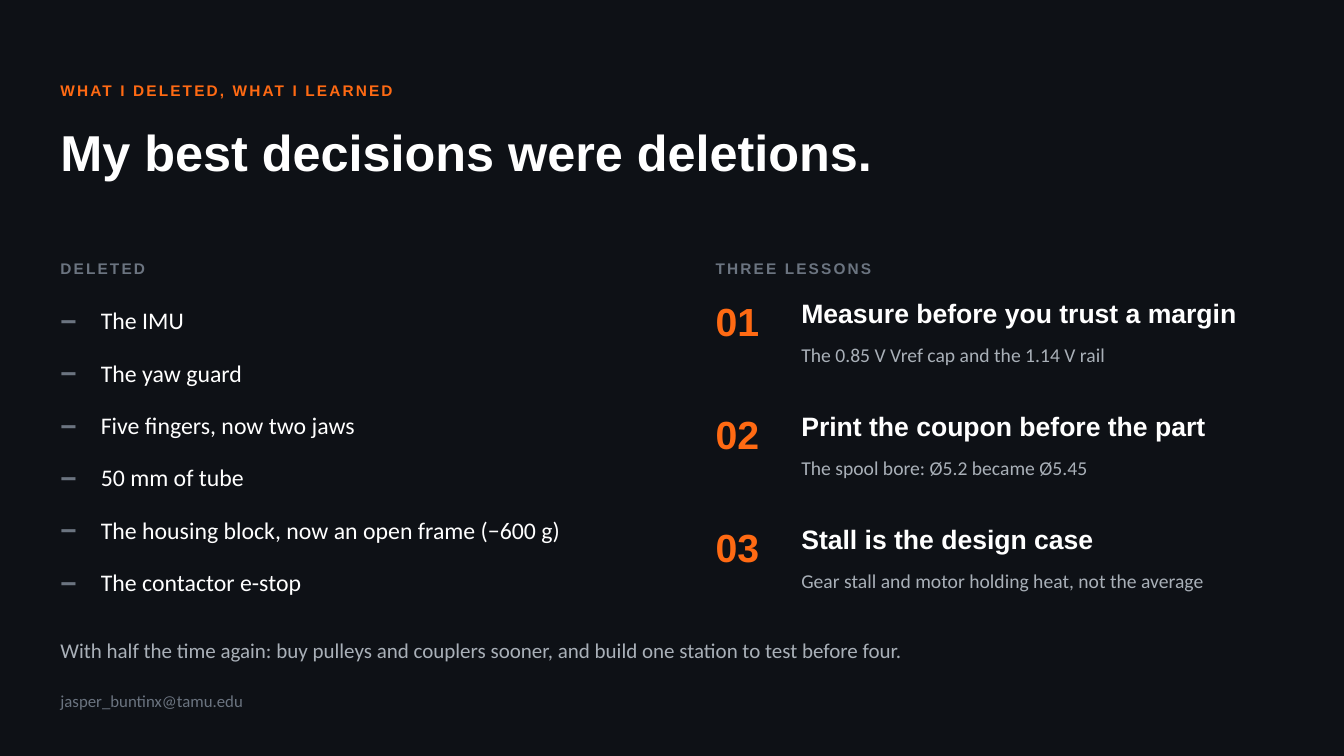
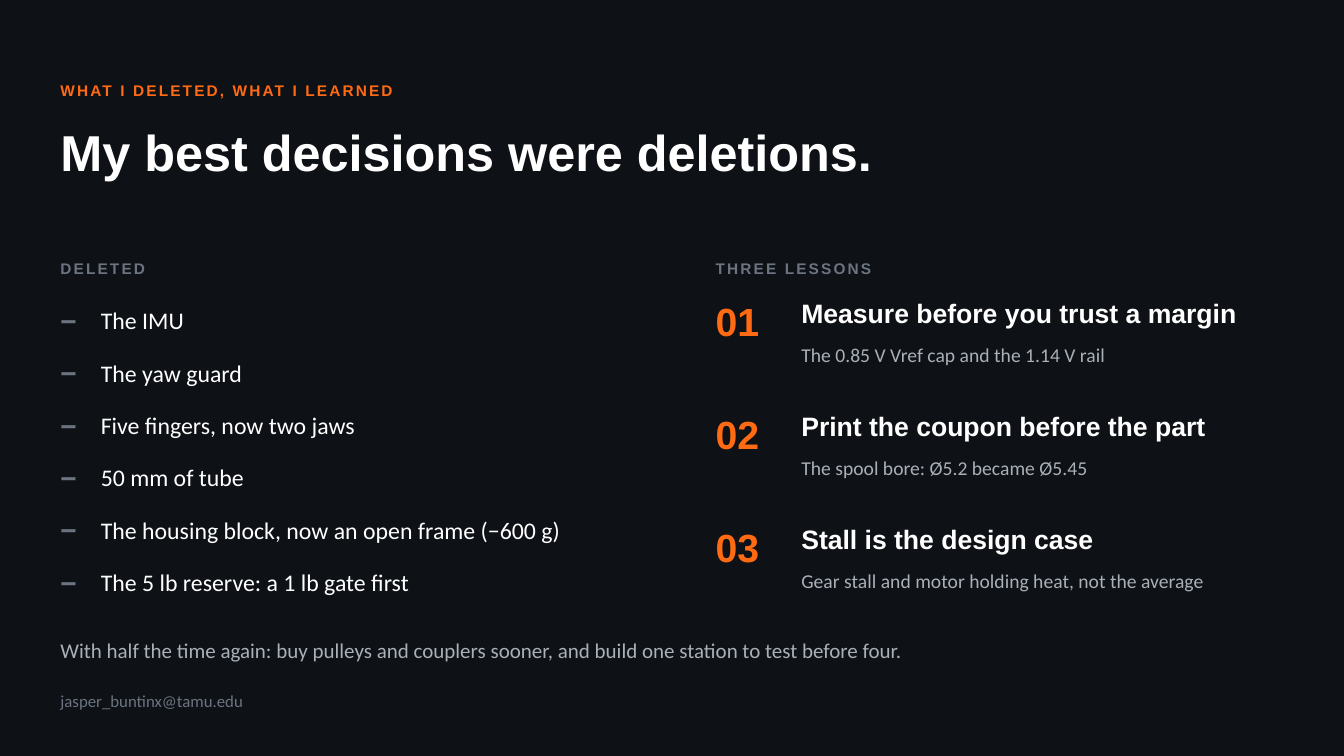
Before and after one commit to Jaspario1199/RoomCleaner, a slide deck: slide 17 of docs/presentation/deck/RoomCleaner_SpaceX_draft.pptx. Drawn at 1344x756 pixels with LibreOffice and Linux fonts; fonts in the diff are those of the drawing. Boxes give left, top, right and bottom in pixels: in the first picture for what was removed or moved away, otherwise in the second. Text is boxed around its words. In the diff, an @@ line names an element or a change of style, - is before the commit and + after.

```diff
--- a/docs/presentation/deck/RoomCleaner_SpaceX_draft.pptx
+++ b/docs/presentation/deck/RoomCleaner_SpaceX_draft.pptx
@@ text at [101,574,409,595]: text changed @@
-The contactor e-stop
+The 5 lb reserve: a 1 lb gate first
```
Also in this commit, not shown: 2 other files.
